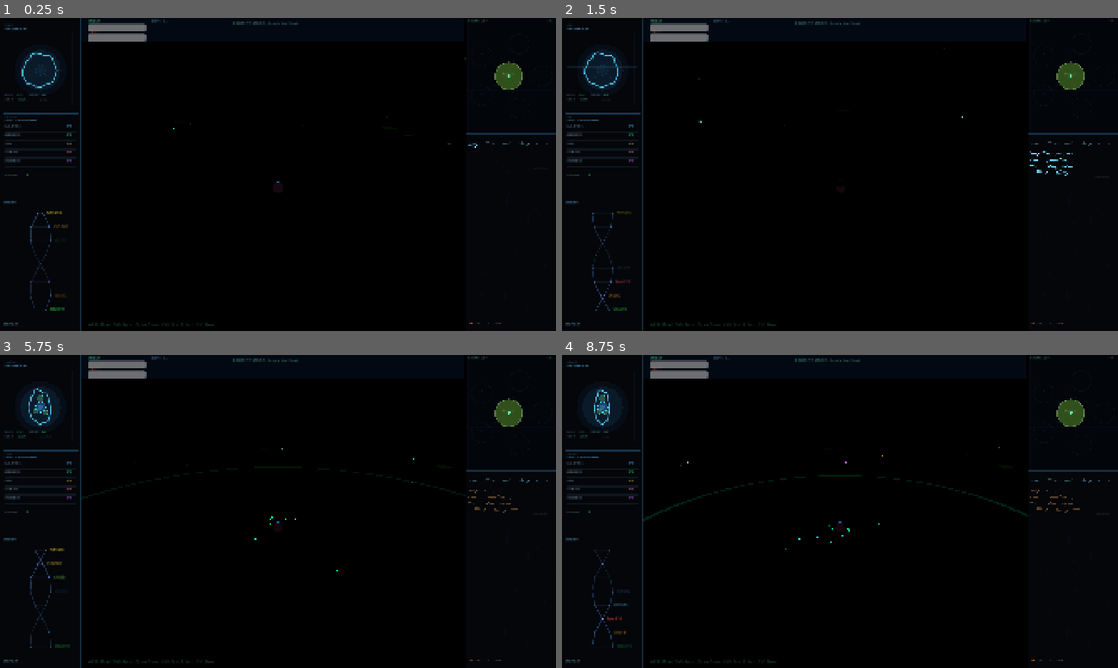
Above: before the commit, frames 1-4 (two rows, left to right).
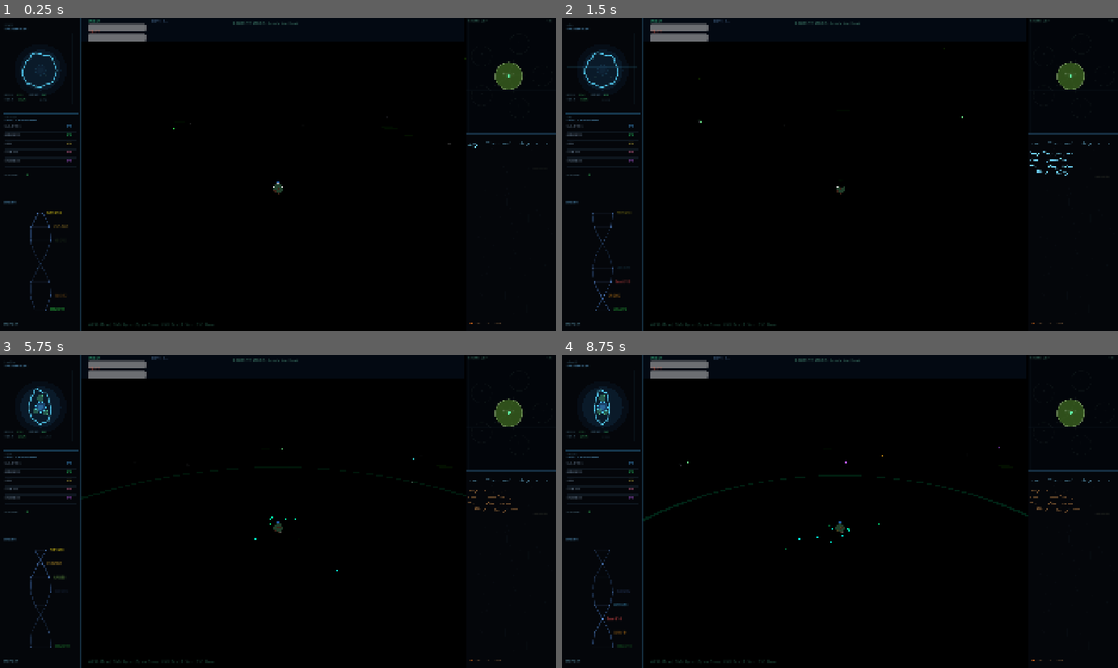
Above: after the commit, the same moments.

Repository: gnoobs75/3volov3
Game: Godot game, scene res://scenes/snake_stage.tscn
Two runs of this game, one before a commit and one after it. Both use one fixed random seed, a clock stepped at 60 frames per second and the inputs below. This scene is started directly instead of the project's main scene.
Inputs (mouse positions are in pixels of both pictures, inside the frame that each line leads up to):
- Up to frame 1 (0.25 s): no input
- Up to frame 2 (1.5 s): tap Enter at 0.5 s; move the mouse to (962, 158) at 0.52 s; press the mouse at (962, 158) at 0.53 s; hold D (move_right) 0.53-1.25 s; tap Space at 0.77 s; release the mouse at (962, 158) at 1.25 s; drag from (728, 190) to (812, 237) at 1.27 s
- Up to frame 3 (5.75 s): move the mouse to (333, 442) at 2.02 s; hold D (move_right) 2.03-2.75 s; hold Q (focus_out) 2.03-2.75 s; drag from (250, 574) to (111, 464) at 2.77 s; move the mouse to (444, 558) at 3.52 s; hold A (move_left) 3.53-4.25 s; tap F (metabolize) at 3.6 s; tap Space at 3.77 s; drag from (111, 464) to (194, 433) at 4.27 s; move the mouse to (305, 511) at 5.02 s; hold S (move_down) from 5.03 s (still down); tap Tab (toggle_crispr) at 5.1 s; click (305, 511) at 5.17 s
- Up to frame 4 (8.75 s): release S (move_down) at 5.75 s; drag from (756, 433) to (728, 527) at 5.77 s; move the mouse to (962, 495) at 6.52 s; hold W (move_up) 6.53-7.25 s; tap E (combat_toxin) at 6.6 s; tap Space at 6.77, 7.25 s; drag from (728, 527) to (812, 574) at 7.27 s; move the mouse to (895, 442) at 8.02 s; hold S (move_down) from 8.03 s (still down); hold Right mouse button (jet_stream) from 8.03 s (still down)

The runs differ from the first frame. In frame 1, less than 0.1% of the frame differs, in the area x 49-51%, y 52-57%; in frame 2, less than 0.1%; in frame 3, less than 0.1%; in frame 4, less than 0.1%.

Commit message:
Blender worm model + fix floor gaps at tunnel mouths
- Created parasite worm model in Blender with trifold Dune-style jaw,
  30 jagged teeth, eyes, organic bumps, 10 body segments, tail
- Exported as GLB parts: worm_head, worm_segment, worm_connector, worm_tail
- player_worm.gd now loads Blender head model with procedural fallback
- Jaw animation finds JawPivot nodes in imported scene for open/close
- Fix floor gap at tunnel mouths: hub floor skip 0.9*radius (was 0.8),
  tunnel path starts at 0.85*radius (was 0.92), creating 5% overlap
- Wall segments cap increased to 96 for larger hub radii

Co-Authored-By: Claude Opus 4.6 <noreply@anthropic.com>

Diff:
--- a/scripts/snake_stage/cave_generator.gd
+++ b/scripts/snake_stage/cave_generator.gd
@@ -193,11 +193,12 @@
 		var hub_b_pos: Vector3 = hubs[wing_id].position
 
 		# Clip endpoints to wall boundaries so tunnel mesh doesn't exist inside hubs.
-		# This prevents tunnel walls from blocking movement inside hub rooms.
+		# Start at 0.85*radius to overlap with hub floor (which is skipped at 0.9*radius).
+		# This ensures continuous floor coverage at tunnel mouths.
 		var flat_dir: Vector3 = (hub_b_pos - hub_a_pos).normalized()
-		var p0: Vector3 = hub_a_pos + flat_dir * hubs[0].radius * 0.92
+		var p0: Vector3 = hub_a_pos + flat_dir * hubs[0].radius * 0.85
 		p0.y = SPAWN_Y
-		var p3: Vector3 = hub_b_pos - flat_dir * hubs[wing_id].radius * 0.92
+		var p3: Vector3 = hub_b_pos - flat_dir * hubs[wing_id].radius * 0.85
 		p3.y = SPAWN_Y
 
 		# Gentle S-curve: control points offset slightly perpendicular
--- a/scripts/snake_stage/cave_hub.gd
+++ b/scripts/snake_stage/cave_hub.gd
@@ -219,7 +219,7 @@
 
 			# Skip edge floor cells at tunnel mouths (tunnel tube provides floor there)
 			var cell_dist: float = Vector2(cx, cz).length()
-			if cell_dist > radius * 0.8:
+			if cell_dist > radius * 0.9:
 				var cell_angle: float = atan2(cz, cx)
 				var skip_for_tunnel: bool = false
 				for t_idx in range(floor_tunnel_angles.size()):
@@ -385,7 +385,7 @@
 				continue
 
 			# Skip edge ceiling cells at tunnel mouths
-			if Vector2(cx, cz).length() > radius * 0.8:
+			if Vector2(cx, cz).length() > radius * 0.9:
 				var cell_angle: float = atan2(cz, cx)
 				var skip_for_tunnel: bool = false
 				for t_idx in range(ceil_tunnel_angles.size()):
@@ -468,7 +468,7 @@
 func _build_walls(colors: Dictionary) -> void:
 	var radius: float = _hub_data.radius
 	var height: float = _hub_data.height
-	var segments: int = clampi(int(radius * 0.8), 16, 48)
+	var segments: int = clampi(int(radius * 0.8), 16, 96)
 	var rings: int = clampi(int(height * 0.5), 4, 12)
 
 	# Pre-compute tunnel mouth angles and angular widths for wall openings
--- a/scripts/snake_stage/player_worm.gd
+++ b/scripts/snake_stage/player_worm.gd
@@ -48,6 +48,7 @@
 var _face_billboard: Sprite3D = null
 var _face_canvas: Control = null
 var _head_mesh: MeshInstance3D = null
+var _head_node: Node3D = null  # Root of imported Blender head model
 
 # --- Trifold Jaw ---
 var _jaw_petals: Array[Node3D] = []  # 3 pivot nodes holding jaw cone + teeth
@@ -96,6 +97,37 @@
 	_last_record_pos = global_position
 
 func _build_head() -> void:
+	# Load the Blender head model with trifold jaw
+	var head_scene: PackedScene = load("res://models/worm_head.glb")
+	if head_scene:
+		_head_node = head_scene.instantiate()
+		_head_node.name = "HeadModel"
+		# Blender Z-up export to Y-up: jaw (Blender +Z) becomes +Y in Godot
+		# Rotate -90° around X to point jaw forward (-Z in Godot = forward)
+		_head_node.position = Vector3(0, 0.6, 0)
+		_head_node.rotation.x = -PI * 0.5
+		add_child(_head_node)
+
+		# Find the WormHead MeshInstance3D for material/transparency control
+		_head_mesh = _head_node.find_child("WormHead", true, false) as MeshInstance3D
+		if not _head_mesh:
+			# Fallback: first MeshInstance3D child
+			for child in _head_node.get_children():
+				if child is MeshInstance3D:
+					_head_mesh = child
+					break
+
+		# Find jaw pivots for animation
+		_jaw_petals.clear()
+		for i in range(3):
+			var pivot: Node3D = _head_node.find_child("JawPivot_%d" % i, true, false)
+			if pivot:
+				_jaw_petals.append(pivot)
+	else:
+		# Fallback: procedural head if GLB not found
+		_build_head_procedural()
+
+func _build_head_procedural() -> void:
 	_head_mesh = MeshInstance3D.new()
 	var sphere: SphereMesh = SphereMesh.new()
 	sphere.radius = 0.65
@@ -116,40 +148,16 @@
 	_head_mesh.rotation.x = PI * 0.5
 	add_child(_head_mesh)
 
-	# Dark mouth interior (visible when jaw opens)
-	var mouth_interior: MeshInstance3D = MeshInstance3D.new()
-	var mouth_sphere: SphereMesh = SphereMesh.new()
-	mouth_sphere.radius = 0.2
-	mouth_sphere.height = 0.35
-	mouth_sphere.radial_segments = 8
-	mouth_sphere.rings = 4
-	mouth_interior.mesh = mouth_sphere
-	var mouth_mat: StandardMaterial3D = StandardMaterial3D.new()
-	mouth_mat.albedo_color = Color(0.08, 0.02, 0.03)
-	mouth_mat.roughness = 0.9
-	mouth_interior.material_override = mouth_mat
-	mouth_interior.position = Vector3(0, 0.6, 0.45)
-	add_child(mouth_interior)
-
-	# Trifold jaw: 3 petals at 120° intervals
-	_build_trifold_jaw()
-
-func _build_trifold_jaw() -> void:
+	# Trifold jaw: 3 petals at 120° intervals (procedural fallback)
 	var petal_color: Color = _body_color.lightened(0.1)
-	var tooth_color: Color = Color(0.95, 0.9, 0.75)  # Yellowish white
-
+	var tooth_color: Color = Color(0.95, 0.9, 0.75)
 	for i in range(3):
-		var angle_offset: float = TAU / 3.0 * i  # 0, 120, 240 degrees
-
-		# Pivot node at the base of the jaw, at the front of the head
+		var angle_offset: float = TAU / 3.0 * i
 		var pivot: Node3D = Node3D.new()
 		pivot.name = "JawPetal_%d" % i
-		pivot.position = Vector3(0, 0.6, 0.55)  # Further forward so petals extend past head
-		# Rotate pivot around Z (forward) axis to space petals
+		pivot.position = Vector3(0, 0.6, 0.55)
 		pivot.rotation.z = angle_offset
 		add_child(pivot)
-
-		# Jaw petal: tapered cone — bigger and more prominent
 		var petal: MeshInstance3D = MeshInstance3D.new()
 		var cone: CylinderMesh = CylinderMesh.new()
 		cone.top_radius = 0.03
@@ -160,38 +168,10 @@
 		var petal_mat: StandardMaterial3D = StandardMaterial3D.new()
 		petal_mat.albedo_color = petal_color
 		petal_mat.roughness = 0.5
-		petal_mat.emission_enabled = true
-		petal_mat.emission = petal_color * 0.3
-		petal_mat.emission_energy_multiplier = 0.6
 		petal.material_override = petal_mat
-		# Cone points forward, oriented along the petal direction
 		petal.position = Vector3(0, 0.25, 0.2)
-		petal.rotation.x = -PI * 0.35  # Angled forward
+		petal.rotation.x = -PI * 0.35
 		pivot.add_child(petal)
-
-		# Jagged teeth: 3-4 spikes along inner edge — bigger and more visible
-		var tooth_count: int = randi_range(3, 4)
-		for t in range(tooth_count):
-			var tooth: MeshInstance3D = MeshInstance3D.new()
-			var spike: CylinderMesh = CylinderMesh.new()
-			spike.top_radius = 0.008
-			spike.bottom_radius = 0.035 + randf() * 0.015
-			spike.height = 0.14 + randf() * 0.08
-			spike.radial_segments = 4
-			tooth.mesh = spike
-			var tooth_mat: StandardMaterial3D = StandardMaterial3D.new()
-			tooth_mat.albedo_color = tooth_color
-			tooth_mat.roughness = 0.3
-			tooth_mat.emission_enabled = true
-			tooth_mat.emission = tooth_color * 0.4
-			tooth_mat.emission_energy_multiplier = 0.8
-			tooth.material_override = tooth_mat
-			# Place teeth along inner edge of petal
-			var tz: float = 0.08 + float(t) / tooth_count * 0.35
-			tooth.position = Vector3(0, 0.08, tz)
-			tooth.rotation.x = -PI * 0.2 + randf() * 0.3
-			pivot.add_child(tooth)
-
 		_jaw_petals.append(pivot)
 
 func _trigger_bite() -> void:
@@ -230,8 +210,12 @@
 		var pivot: Node3D = _jaw_petals[i]
 		# When closed: petals together. When open: splay outward 90 degrees
 		var splay_angle: float = _jaw_open_amount * deg_to_rad(90.0)
-		# Each petal rotates outward from center on X axis (away from forward)
-		pivot.rotation.x = splay_angle
+		if _head_node:
+			# Blender model: jaw pivots splay outward via local Y rotation
+			pivot.rotation.y = splay_angle
+		else:
+			# Procedural fallback: splay via X rotation
+			pivot.rotation.x = splay_angle
 
 func _build_face() -> void:
 	_face_viewport = SubViewport.new()
@@ -444,8 +428,12 @@
 	_update_jaw()
 
 	# --- Creep opacity ---
-	if _head_mesh:
+	if _head_node:
+		# Blender model: modulate the whole head node for transparency
 		var target_alpha: float = 0.7 if _is_creeping else 1.0
+		# Smoothly adjust transparency on all mesh children
+		_set_head_transparency(_is_creeping)
+	elif _head_mesh:
 		var head_mat: StandardMaterial3D = _head_mesh.material_override
 		if head_mat:
 			if _is_creeping and head_mat.transparency != BaseMaterial3D.TRANSPARENCY_ALPHA:
@@ -460,7 +448,10 @@
 
 	# --- Head bob ---
 	var bob: float = sin(_time * 8.0) * 0.05 * clampf(absf(_current_speed) / BASE_SPEED, 0.0, 1.0)
-	_head_mesh.position.y = 0.6 + bob
+	if _head_node:
+		_head_node.position.y = 0.6 + bob
+	elif _head_mesh:
+		_head_mesh.position.y = 0.6 + bob
 
 	# --- Eye flashlight pulse (organic flicker) ---
 	if _eye_light:
@@ -471,7 +462,7 @@
 			_eye_light.light_energy *= 0.3
 
 func _update_segments(delta: float) -> void:
-	var prev_pos: Vector3 = _head_mesh.position
+	var prev_pos: Vector3 = _head_node.position if _head_node else _head_mesh.position
 	for i in range(_segments.size()):
 		var seg: MeshInstance3D = _segments[i]
 		var desired_dist: float = (i + 1) * SEGMENT_SPACING
@@ -624,6 +615,35 @@
 						push_dir = Vector3.FORWARD
 					velocity += push_dir * node.get_meta("force", 6.0)
 
+var _creep_transparent: bool = false
+
+func _set_head_transparency(creeping: bool) -> void:
+	if creeping == _creep_transparent:
+		return
+	_creep_transparent = creeping
+	if not _head_node:
+		return
+	# Walk all MeshInstance3D children and adjust transparency
+	var meshes: Array = []
+	_collect_meshes(_head_node, meshes)
+	for mesh_inst: MeshInstance3D in meshes:
+		var mat: Material = mesh_inst.get_active_material(0)
+		if mat is StandardMaterial3D:
+			var smat: StandardMaterial3D = mat.duplicate() as StandardMaterial3D
+			if creeping:
+				smat.transparency = BaseMaterial3D.TRANSPARENCY_ALPHA
+				smat.albedo_color.a = 0.5
+			else:
+				smat.transparency = BaseMaterial3D.TRANSPARENCY_DISABLED
+				smat.albedo_color.a = 1.0
+			mesh_inst.material_override = smat
+
+func _collect_meshes(node: Node, result: Array) -> void:
+	if node is MeshInstance3D:
+		result.append(node)
+	for child in node.get_children():
+		_collect_meshes(child, result)
+
 func do_bite_damage() -> void:
 	## Called during bite snap — deals damage to WBCs in range
 	var targets: Array = get_bite_targets()
Binary file added: models/worm_connector.glb
Binary file added: models/worm_head.glb
Binary file added: models/worm_segment.glb
Binary file added: models/worm_tail.glb
Not shown, added: models/worm_parasite.blend
